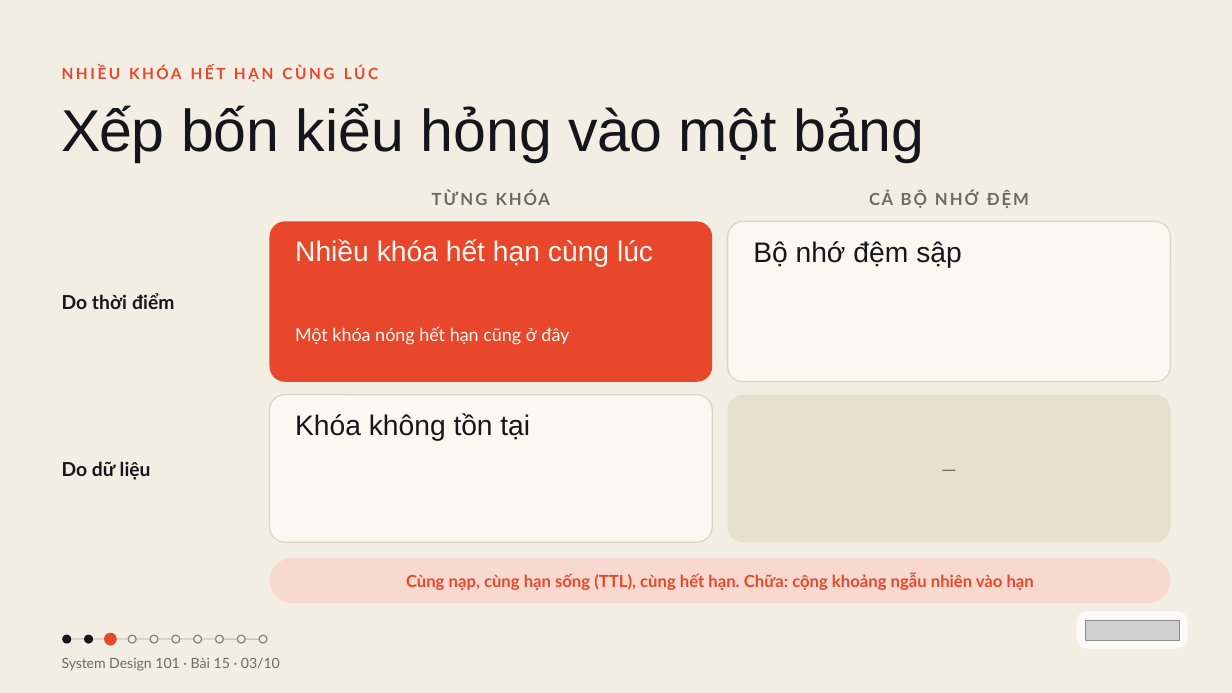
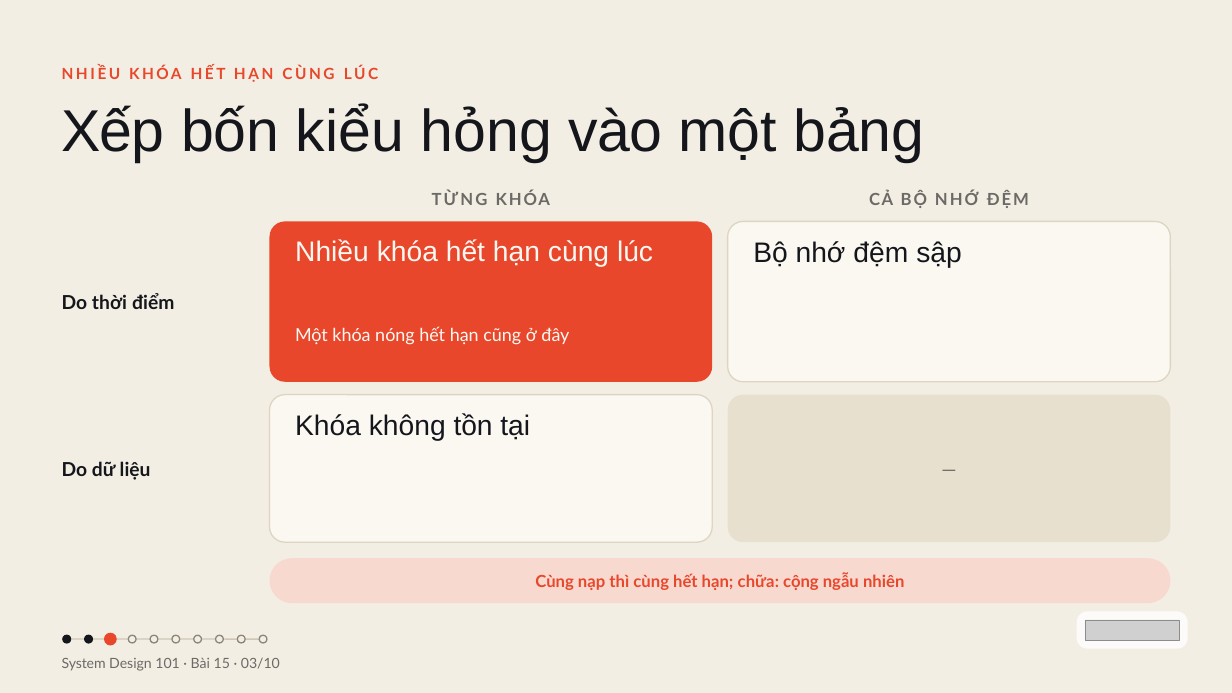
Before and after one commit to vohoailinh90/tool-marketing-studio, a slide deck: slide 3 of system-design-101/vi/lessons/sd-06-015/slides/sd-06-015.pptx. Drawn at 1232x693 pixels with LibreOffice and Linux fonts; fonts in the diff are those of the drawing; grey boxes stand for pictures. Boxes give left, top, right and bottom in pixels: in the first picture for what was removed or moved away, otherwise in the second. Text is boxed around its words. In the diff, an @@ line names an element or a change of style, - is before the commit and + after.

```diff
--- a/system-design-101/vi/lessons/sd-06-015/slides/sd-06-015.pptx
+++ b/system-design-101/vi/lessons/sd-06-015/slides/sd-06-015.pptx
@@ text in rounded rectangle at (x1=535, y1=573, x2=904, y2=590): text changed @@
-Cùng nạp, cùng hạn sống (TTL), cùng hết hạn. Chữa: cộng khoảng ngẫu nhiên vào hạn
+Cùng nạp thì cùng hết hạn; chữa: cộng ngẫu nhiên
```
Also in this commit, not shown: 8 other slides changed, 4 other files.
